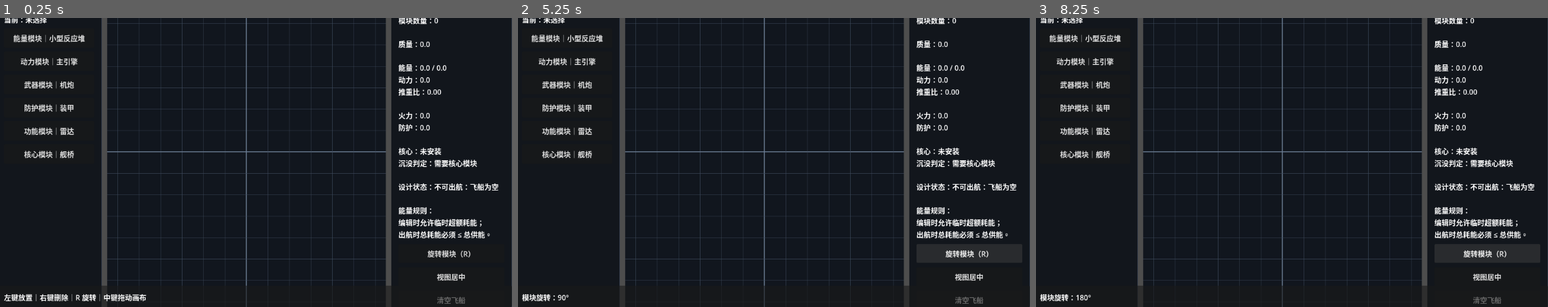
Above: before the commit, frames 1-3 (left to right).
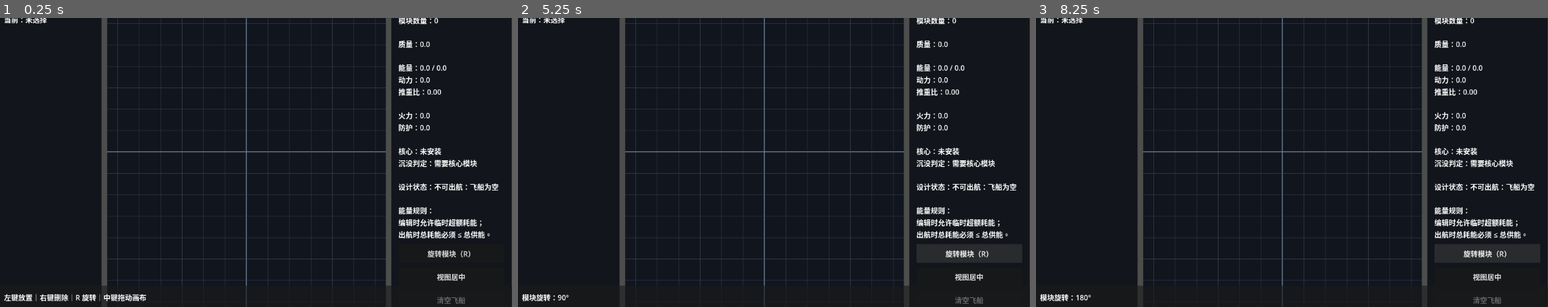
Above: after the commit, the same moments.

Repository: lqc19891229/AdvanceFour
Game: Godot game, scene res://scenes/ship_editor.tscn
Same seed, same stepped clock (60 frames per second), same inputs: the game is played once before the commit and once after it.
Inputs (mouse positions are in pixels of both pictures, inside the frame that each line leads up to):
- Up to frame 1 (0.25 s): no input
- Up to frame 2 (5.25 s): click (569, 38) at 0.5 s, where only the run before the commit has a clickable "能量模块｜小型反应堆"; click (569, 61) at 1.25 s, where only the run before the commit has a clickable "动力模块｜主引擎"; click (569, 84) at 2 s, where only the run before the commit has a clickable "武器模块｜机炮"; click (569, 107) at 2.75 s, where only the run before the commit has a clickable "防护模块｜装甲"; click (569, 130) at 3.5 s, where only the run before the commit has a clickable "功能模块｜雷达"; click (569, 153) at 4.25 s, where only the run before the commit has a clickable "核心模块｜舰桥"; click "旋转模块（R）" at 5 s
- Up to frame 3 (8.25 s): click "视图居中" at 5.75 s; click "清空飞船" at 6.5 s; click (1087, 38) at 7.25 s, where only the run before the commit has a clickable "能量模块｜小型反应堆"; click "旋转模块（R）" at 8 s

The runs differ from the first frame. In frame 1, 1.1% of the frame differs, in the area x 2-17%, y 5-49%; in frame 2, 1.1%; in frame 3, 1.1%.
Error before the commit: Cannot call method 'get_children' on a null value. (res://scripts/ship_editor.gd:19)

Commit message:
9/30

Diff:
--- a/data/modules/core/bridge.tres
+++ b/data/modules/core/bridge.tres
@@ -1,9 +1,10 @@
-[gd_resource type="Resource" script_class="ShipModuleDefinition" load_steps=2 format=3]
+[gd_resource type="Resource" script_class="CoreModuleDefinition" load_steps=3 format=3]
 
-[ext_resource type="Script" path="res://scripts/module_definition.gd" id="1"]
+[ext_resource type="Script" path="res://scripts/module_definition.gd" id="1_base"]
+[ext_resource type="Script" path="res://scripts/module_types/core_module_definition.gd" id="2_type"]
 
 [resource]
-script = ExtResource("1")
+script = ExtResource("2_type")
 id = &"core_bridge"
 display_name = "舰桥"
 module_type = 5
--- a/data/modules/defense/armor.tres
+++ b/data/modules/defense/armor.tres
@@ -1,9 +1,10 @@
-[gd_resource type="Resource" script_class="ShipModuleDefinition" load_steps=2 format=3]
+[gd_resource type="Resource" script_class="DefenseModuleDefinition" load_steps=3 format=3]
 
-[ext_resource type="Script" path="res://scripts/module_definition.gd" id="1"]
+[ext_resource type="Script" path="res://scripts/module_definition.gd" id="1_base"]
+[ext_resource type="Script" path="res://scripts/module_types/defense_module_definition.gd" id="2_type"]
 
 [resource]
-script = ExtResource("1")
+script = ExtResource("2_type")
 id = &"defense_armor"
 display_name = "装甲"
 module_type = 3
--- a/data/modules/energy/small_reactor.tres
+++ b/data/modules/energy/small_reactor.tres
@@ -1,9 +1,10 @@
-[gd_resource type="Resource" script_class="ShipModuleDefinition" load_steps=2 format=3]
+[gd_resource type="Resource" script_class="EnergyModuleDefinition" load_steps=3 format=3]
 
-[ext_resource type="Script" path="res://scripts/module_definition.gd" id="1"]
+[ext_resource type="Script" path="res://scripts/module_definition.gd" id="1_base"]
+[ext_resource type="Script" path="res://scripts/module_types/energy_module_definition.gd" id="2_type"]
 
 [resource]
-script = ExtResource("1")
+script = ExtResource("2_type")
 id = &"energy_reactor"
 display_name = "小型反应堆"
 module_type = 0
--- a/data/modules/function/radar.tres
+++ b/data/modules/function/radar.tres
@@ -1,15 +1,14 @@
-[gd_resource type="Resource" script_class="ShipModuleDefinition" load_steps=2 format=3]
+[gd_resource type="Resource" script_class="FunctionModuleDefinition" load_steps=3 format=3]
 
-[ext_resource type="Script" path="res://scripts/module_definition.gd" id="1"]
+[ext_resource type="Script" path="res://scripts/module_definition.gd" id="1_base"]
+[ext_resource type="Script" path="res://scripts/module_types/function_module_definition.gd" id="2_type"]
 
 [resource]
-script = ExtResource("1")
+script = ExtResource("2_type")
 id = &"function_radar"
 display_name = "雷达"
 module_type = 4
-description = "基础功能模块，提高飞船的探测能力。"
+description = "基础功能模块。现阶段功能模块暂无额外参数。"
 size = Vector2i(1, 1)
 mass = 5.0
 energy_cost = 2.0
-special_function = &"radar_range"
-special_value = 1.0
--- a/data/modules/propulsion/main_engine.tres
+++ b/data/modules/propulsion/main_engine.tres
@@ -1,9 +1,10 @@
-[gd_resource type="Resource" script_class="ShipModuleDefinition" load_steps=2 format=3]
+[gd_resource type="Resource" script_class="PropulsionModuleDefinition" load_steps=3 format=3]
 
-[ext_resource type="Script" path="res://scripts/module_definition.gd" id="1"]
+[ext_resource type="Script" path="res://scripts/module_definition.gd" id="1_base"]
+[ext_resource type="Script" path="res://scripts/module_types/propulsion_module_definition.gd" id="2_type"]
 
 [resource]
-script = ExtResource("1")
+script = ExtResource("2_type")
 id = &"propulsion_engine"
 display_name = "主引擎"
 module_type = 1
--- a/data/modules/weapon/cannon.tres
+++ b/data/modules/weapon/cannon.tres
@@ -1,9 +1,10 @@
-[gd_resource type="Resource" script_class="ShipModuleDefinition" load_steps=2 format=3]
+[gd_resource type="Resource" script_class="WeaponModuleDefinition" load_steps=3 format=3]
 
-[ext_resource type="Script" path="res://scripts/module_definition.gd" id="1"]
+[ext_resource type="Script" path="res://scripts/module_definition.gd" id="1_base"]
+[ext_resource type="Script" path="res://scripts/module_types/weapon_module_definition.gd" id="2_type"]
 
 [resource]
-script = ExtResource("1")
+script = ExtResource("2_type")
 id = &"weapon_cannon"
 display_name = "机炮"
 module_type = 2
--- a/scenes/ship_editor.tscn
+++ b/scenes/ship_editor.tscn
@@ -1,7 +1,8 @@
-[gd_scene load_steps=3 format=3]
+[gd_scene load_steps=4 format=3]
 
 [ext_resource type="Script" path="res://scripts/ship_editor.gd" id="1"]
 [ext_resource type="Script" path="res://scripts/ship_grid_view.gd" id="2"]
+[ext_resource type="Resource" path="res://data/module_database.tres" id="3_db"]
 
 [sub_resource type="StyleBoxFlat" id="Panel"]
 bg_color = Color(0.07, 0.085, 0.11, 1)
@@ -49,32 +50,11 @@
 
 [node name="SelectedLabel" type="Label" parent="MainLayout/LeftPanel/LeftMargin/LeftVBox"]
 layout_mode = 2
-text = "当前：舰桥"
+text = "当前：未选择"
 
-[node name="EnergyButton" type="Button" parent="MainLayout/LeftPanel/LeftMargin/LeftVBox"]
-custom_minimum_size = Vector2(0, 44)
+[node name="ModuleButtons" type="VBoxContainer" parent="MainLayout/LeftPanel/LeftMargin/LeftVBox"]
 layout_mode = 2
-text = "能量模块｜小型反应堆"
-[node name="PropulsionButton" type="Button" parent="MainLayout/LeftPanel/LeftMargin/LeftVBox"]
-custom_minimum_size = Vector2(0, 44)
-layout_mode = 2
-text = "动力模块｜主引擎"
-[node name="WeaponButton" type="Button" parent="MainLayout/LeftPanel/LeftMargin/LeftVBox"]
-custom_minimum_size = Vector2(0, 44)
-layout_mode = 2
-text = "武器模块｜机炮"
-[node name="DefenseButton" type="Button" parent="MainLayout/LeftPanel/LeftMargin/LeftVBox"]
-custom_minimum_size = Vector2(0, 44)
-layout_mode = 2
-text = "防护模块｜装甲"
-[node name="FunctionButton" type="Button" parent="MainLayout/LeftPanel/LeftMargin/LeftVBox"]
-custom_minimum_size = Vector2(0, 44)
-layout_mode = 2
-text = "功能模块｜雷达"
-[node name="CoreButton" type="Button" parent="MainLayout/LeftPanel/LeftMargin/LeftVBox"]
-custom_minimum_size = Vector2(0, 44)
-layout_mode = 2
-text = "核心模块｜舰桥"
+theme_override_constants/separation = 8
 
 [node name="Center" type="MarginContainer" parent="MainLayout"]
 layout_mode = 2
@@ -83,41 +63,50 @@
 theme_override_constants/margin_top = 8
 theme_override_constants/margin_right = 8
 theme_override_constants/margin_bottom = 8
+
 [node name="Grid" type="Control" parent="MainLayout/Center"]
 layout_mode = 2
 mouse_filter = 0
 script = ExtResource("2")
+module_database = ExtResource("3_db")
 
 [node name="RightPanel" type="PanelContainer" parent="MainLayout"]
 custom_minimum_size = Vector2(270, 0)
 layout_mode = 2
 theme_override_styles/panel = SubResource("Panel")
+
 [node name="RightMargin" type="MarginContainer" parent="MainLayout/RightPanel"]
 layout_mode = 2
 theme_override_constants/margin_left = 16
 theme_override_constants/margin_top = 18
 theme_override_constants/margin_right = 16
 theme_override_constants/margin_bottom = 16
+
 [node name="RightVBox" type="VBoxContainer" parent="MainLayout/RightPanel/RightMargin"]
 layout_mode = 2
 theme_override_constants/separation = 10
+
 [node name="Title" type="Label" parent="MainLayout/RightPanel/RightMargin/RightVBox"]
 layout_mode = 2
 theme_override_font_sizes/font_size = 22
 text = "飞船属性"
+
 [node name="StatsLabel" type="Label" parent="MainLayout/RightPanel/RightMargin/RightVBox"]
 layout_mode = 2
 size_flags_vertical = 3
 text = "..."
 autowrap_mode = 2
+
 [node name="RotateButton" type="Button" parent="MainLayout/RightPanel/RightMargin/RightVBox"]
 custom_minimum_size = Vector2(0, 42)
 layout_mode = 2
 text = "旋转模块（R）"
+
 [node name="CenterButton" type="Button" parent="MainLayout/RightPanel/RightMargin/RightVBox"]
 custom_minimum_size = Vector2(0, 42)
 layout_mode = 2
 text = "视图居中"
+
 [node name="ClearButton" type="Button" parent="MainLayout/RightPanel/RightMargin/RightVBox"]
 custom_minimum_size = Vector2(0, 42)
 layout_mode = 2
@@ -132,12 +121,14 @@
 offset_top = -48.0
 grow_horizontal = 2
 grow_vertical = 0
+
 [node name="BottomMargin" type="MarginContainer" parent="BottomBar"]
 layout_mode = 2
 theme_override_constants/margin_left = 16
 theme_override_constants/margin_top = 12
 theme_override_constants/margin_right = 16
 theme_override_constants/margin_bottom = 8
+
 [node name="StatusLabel" type="Label" parent="BottomBar/BottomMargin"]
 layout_mode = 2
 text = "状态"
--- a/scripts/module_definition.gd
+++ b/scripts/module_definition.gd
@@ -19,14 +19,6 @@
 @export var mass: float = 0.0
 @export var energy_cost: float = 0.0
 
-@export_group("类型专属参数")
-@export var energy_output: float = 0.0
-@export var thrust: float = 0.0
-@export var firepower: float = 0.0
-@export var protection: float = 0.0
-@export var special_function: StringName = &""
-@export var special_value: float = 0.0
-
 func get_type_name() -> String:
 	match module_type:
 		ModuleType.ENERGY:
--- /dev/null
+++ b/scripts/module_types/core_module_definition.gd
@@ -0,0 +1,5 @@
+class_name CoreModuleDefinition
+extends ShipModuleDefinition
+
+func _init() -> void:
+	module_type = ModuleType.CORE
--- /dev/null
+++ b/scripts/module_types/defense_module_definition.gd
@@ -0,0 +1,8 @@
+class_name DefenseModuleDefinition
+extends ShipModuleDefinition
+
+@export_group("类型专属参数")
+@export var protection: float = 0.0
+
+func _init() -> void:
+	module_type = ModuleType.DEFENSE
--- /dev/null
+++ b/scripts/module_types/energy_module_definition.gd
@@ -0,0 +1,8 @@
+class_name EnergyModuleDefinition
+extends ShipModuleDefinition
+
+@export_group("类型专属参数")
+@export var energy_output: float = 0.0
+
+func _init() -> void:
+	module_type = ModuleType.ENERGY
--- /dev/null
+++ b/scripts/module_types/function_module_definition.gd
@@ -0,0 +1,5 @@
+class_name FunctionModuleDefinition
+extends ShipModuleDefinition
+
+func _init() -> void:
+	module_type = ModuleType.FUNCTION
--- /dev/null
+++ b/scripts/module_types/propulsion_module_definition.gd
@@ -0,0 +1,8 @@
+class_name PropulsionModuleDefinition
+extends ShipModuleDefinition
+
+@export_group("类型专属参数")
+@export var thrust: float = 0.0
+
+func _init() -> void:
+	module_type = ModuleType.PROPULSION
--- /dev/null
+++ b/scripts/module_types/weapon_module_definition.gd
@@ -0,0 +1,8 @@
+class_name WeaponModuleDefinition
+extends ShipModuleDefinition
+
+@export_group("类型专属参数")
+@export var firepower: float = 0.0
+
+func _init() -> void:
+	module_type = ModuleType.WEAPON
--- a/scripts/ship_data.gd
+++ b/scripts/ship_data.gd
@@ -7,7 +7,7 @@
 
 func has_core() -> bool:
 	for m in modules:
-		if m.definition.module_type == ShipModuleDefinition.ModuleType.CORE:
+		if m.definition is CoreModuleDefinition:
 			return true
 	return false
 
@@ -29,7 +29,7 @@
 		if occupied_cells.has(c):
 			return {"ok": false, "reason": "模块与现有模块重叠"}
 
-	if definition.module_type == ShipModuleDefinition.ModuleType.CORE and has_core():
+	if definition is CoreModuleDefinition and has_core():
 		return {"ok": false, "reason": "当前原型每艘飞船只能安装 1 个核心模块"}
 
 	# 模块之间不要求相邻或连通。
@@ -89,7 +89,8 @@
 func get_energy_output() -> float:
 	var v := 0.0
 	for m in modules:
-		v += m.definition.energy_output
+		if m.definition is EnergyModuleDefinition:
+			v += (m.definition as EnergyModuleDefinition).energy_output
 	return v
 
 func get_energy_cost() -> float:
@@ -101,19 +102,22 @@
 func get_thrust() -> float:
 	var v := 0.0
 	for m in modules:
-		v += m.definition.thrust
+		if m.definition is PropulsionModuleDefinition:
+			v += (m.definition as PropulsionModuleDefinition).thrust
 	return v
 
 func get_firepower() -> float:
 	var v := 0.0
 	for m in modules:
-		v += m.definition.firepower
+		if m.definition is WeaponModuleDefinition:
+			v += (m.definition as WeaponModuleDefinition).firepower
 	return v
 
 func get_protection() -> float:
 	var v := 0.0
 	for m in modules:
-		v += m.definition.protection
+		if m.definition is DefenseModuleDefinition:
+			v += (m.definition as DefenseModuleDefinition).protection
 	return v
 
 func get_acceleration_score() -> float:
--- a/scripts/ship_editor.gd
+++ b/scripts/ship_editor.gd
@@ -33,19 +33,20 @@
 	lines.append("尺寸：%d×%d" % [definition.size.x, definition.size.y])
 	lines.append("质量：%.1f" % definition.mass)
 	lines.append("耗能：%.1f" % definition.energy_cost)
-	match definition.module_type:
-		ShipModuleDefinition.ModuleType.ENERGY:
-			lines.append("供能：%.1f" % definition.energy_output)
-		ShipModuleDefinition.ModuleType.PROPULSION:
-			lines.append("动力：%.1f" % definition.thrust)
-		ShipModuleDefinition.ModuleType.WEAPON:
-			lines.append("火力：%.1f" % definition.firepower)
-		ShipModuleDefinition.ModuleType.DEFENSE:
-			lines.append("防护：%.1f" % definition.protection)
-		ShipModuleDefinition.ModuleType.FUNCTION:
-			lines.append("功能：%s（%.1f）" % [String(definition.special_function), definition.special_value])
-		ShipModuleDefinition.ModuleType.CORE:
-			lines.append("核心模块：被击毁时判定沉没")
+
+	if definition is EnergyModuleDefinition:
+		lines.append("供能：%.1f" % (definition as EnergyModuleDefinition).energy_output)
+	elif definition is PropulsionModuleDefinition:
+		lines.append("动力：%.1f" % (definition as PropulsionModuleDefinition).thrust)
+	elif definition is WeaponModuleDefinition:
+		lines.append("火力：%.1f" % (definition as WeaponModuleDefinition).firepower)
+	elif definition is DefenseModuleDefinition:
+		lines.append("防护：%.1f" % (definition as DefenseModuleDefinition).protection)
+	elif definition is FunctionModuleDefinition:
+		lines.append("功能模块：暂无额外参数")
+	elif definition is CoreModuleDefinition:
+		lines.append("核心模块：被击毁时判定沉没")
+
 	return "\n".join(lines)
 
 func _bind_common_buttons() -> void:
Not shown, changed: README.txt
Not shown, added: scripts/module_types/core_module_definition.gd.uid
Not shown, added: scripts/module_types/defense_module_definition.gd.uid
Not shown, added: scripts/module_types/energy_module_definition.gd.uid
Not shown, added: scripts/module_types/function_module_definition.gd.uid
Not shown, added: scripts/module_types/propulsion_module_definition.gd.uid
Not shown, added: scripts/module_types/weapon_module_definition.gd.uid
